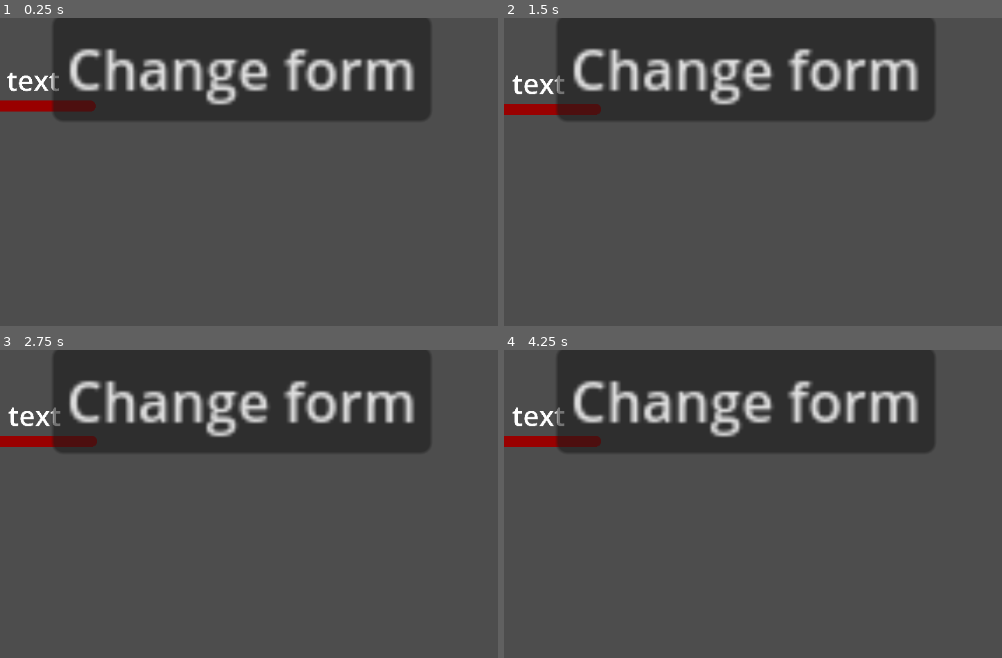
Above: before the commit, frames 1-4 (two rows, left to right).
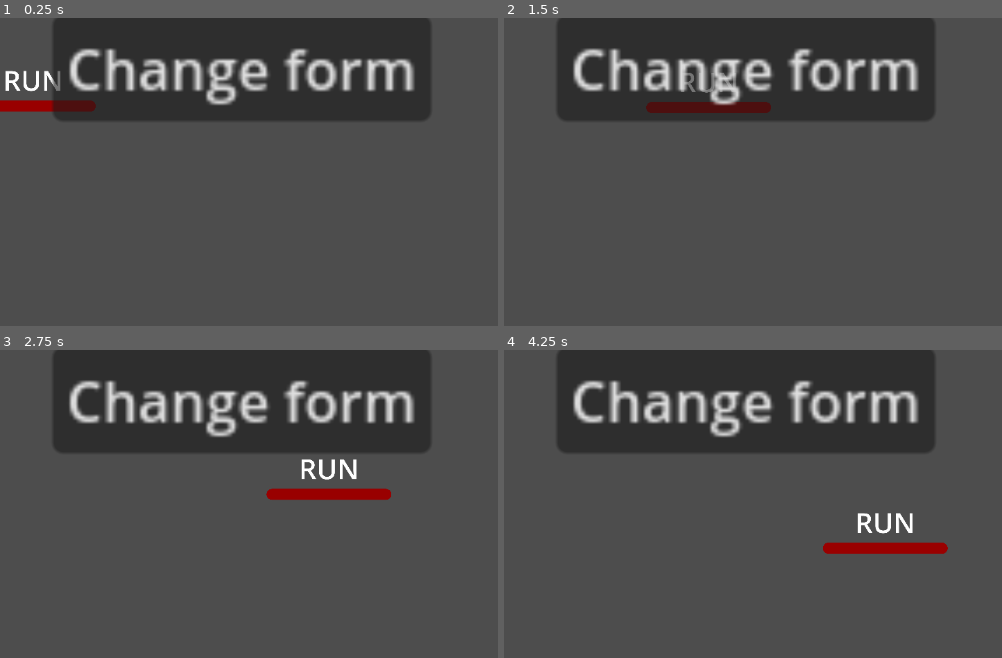
Above: after the commit, the same moments.

Repository: alexeiMikhail/evo
Game: Godot game, scene res://test_room.tscn
Two runs of this game, one before a commit and one after it. Both use one fixed random seed, a clock stepped at 60 frames per second and the inputs below.
Inputs:
- Up to frame 1 (0.25 s): no input
- Up to frame 2 (1.5 s): hold Up (jump) 0.53-1.28 s; hold Right (move_right) from 0.53 s (still down); tap Shift (dash) at 0.6 s; tap Up (jump) at 1.35 s
- Up to frame 3 (2.75 s): tap Up (jump) at 1.52, 1.82 s; tap Shift (dash) at 1.55, 2.1 s; release Right (move_right) at 2.03 s; hold Left (move_left) from 2.03 s (still down); hold Up (jump) from 2.03 s (still down)
- Up to frame 4 (4.25 s): release Left (move_left) at 2.78 s; release Up (jump) at 2.78 s; hold Right (move_right) from 2.78 s (still down); tap Shift (dash) at 2.85 s; tap Up (jump) at 3.02, 3.32 s; hold Up (jump) from 3.53 s (still down)

The runs differ from the first frame. In frame 1, 0.5% of the frame differs, in the area x 1-13%, y 16-25%; in frame 2, 2.0%; in frame 3, 2.3%; in frame 4, 2.3%, in the area x 0-90%, y 18-67%.
Error before the commit: Trying to assign value of type 'Sprite2D' to a variable of type 'AnimatedSprite2D'. (res://alien.gd:6)

Commit message:
Implement fly mode

Diff:
--- a/alien.gd
+++ b/alien.gd
@@ -3,7 +3,7 @@
 
 @onready var change_timer: Timer = %ChangeTimer
 @onready var progress_bar: ProgressBar = %ProgressBar
-@onready var sprite_2d: AnimatedSprite2D = %Sprite2D
+@onready var sprite_2d: Sprite2D = %Sprite2D
 @onready var label: Label = %Label
 @onready var dash_timer: Timer = %DashTimer
 @onready var coyote_timer: Timer = %CoyoteTimer
@@ -28,6 +28,7 @@
 @export var SWIM_SPEED: float = 5000.0
 @export var ROTATION_SPEED: float = 5.0
 @export var HOP_SPEED: float = 1000.0
+@export var GLIDE_MODIFIER: float = 0.75
 
 
 func _ready() -> void:
@@ -127,23 +128,30 @@
 
 
 func fly(delta):
+	var is_gliding: bool = Input.is_action_pressed("jump") and velocity.y > 0 and not in_water
+
 	# Add the gravity.
-	if not is_on_floor() and not is_dashing and not in_water:
+	if not is_on_floor() and not is_dashing and not in_water and not is_gliding:
 		velocity += get_gravity() * delta
 
 	if in_water:
 		velocity -= get_gravity() * delta
 
 	# Handle jump.
-	if Input.is_action_just_pressed("jump"):
+	if Input.is_action_just_pressed("jump") and not in_water:
 		jump()
 
 	# Do not change direction during a dash
 	if not is_dashing:
-		if not in_water and not is_on_floor():
+		if not in_water and not is_on_floor() and not is_gliding:
 			handle_directional_input()
 		if in_water or is_on_floor():
 			handle_directional_input(0.3)
+		if is_gliding:
+			handle_directional_input(GLIDE_MODIFIER)
+
+	if is_gliding:
+		velocity.y = move_toward(velocity.y, RUN_SPEED * GLIDE_MODIFIER, get_gravity().y * delta)
 
 
 func initiate_dash():
